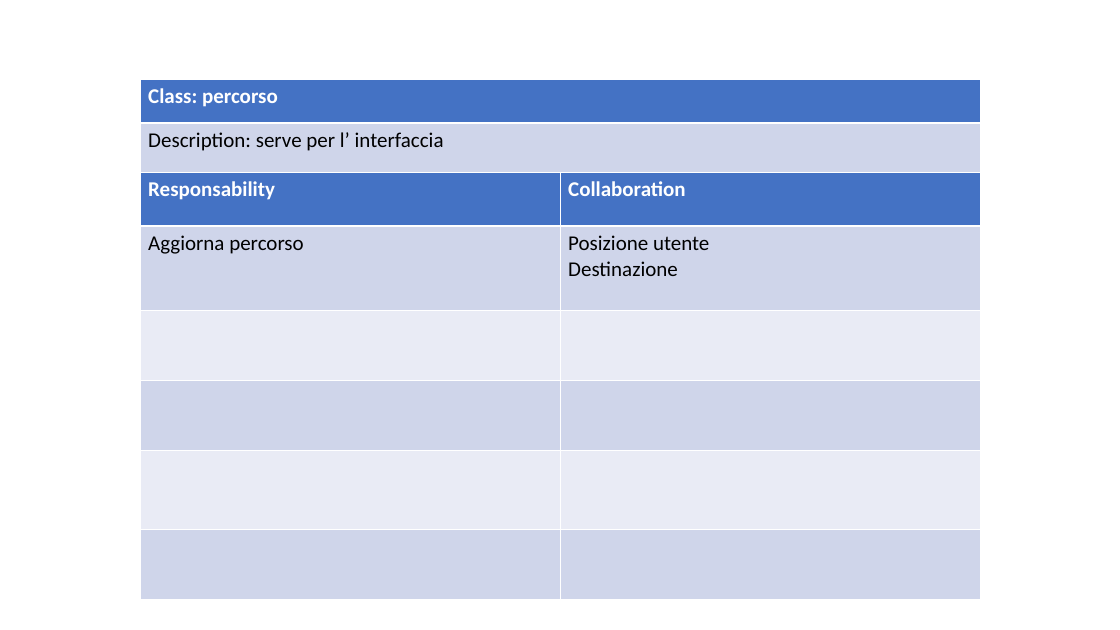
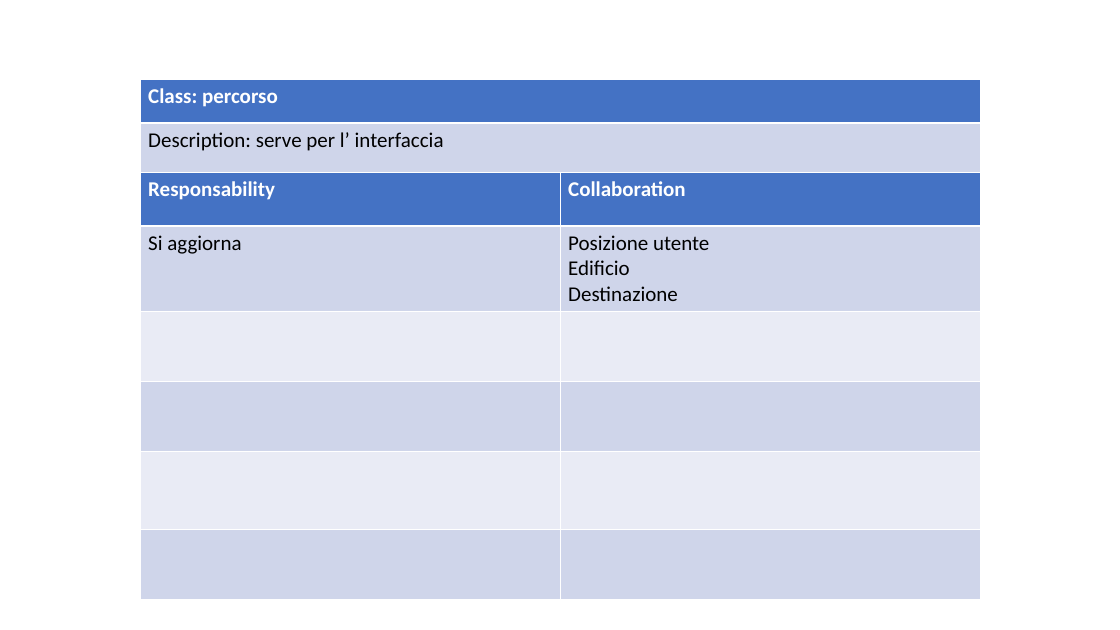
Before and after one commit to ecorradini/ProgettoIDS, a slide deck: slide 3 of AnalisiRequisiti/CRC/UT2/ClassiDiAnalisiUT2.ppt. Drawn at 1120x630 pixels with LibreOffice and Linux fonts; fonts in the diff are those of the drawing. Boxes give left, top, right and bottom in pixels: in the first picture for what was removed or moved away, otherwise in the second. Text is boxed around its words. In the diff, an @@ line names an element or a change of style, - is before the commit and + after.

```diff
--- a/AnalisiRequisiti/CRC/UT2/ClassiDiAnalisiUT2.ppt
+++ b/AnalisiRequisiti/CRC/UT2/ClassiDiAnalisiUT2.ppt
@@ table at (140, 172, 980, 599) @@
-row 2, column 1: Aggiorna percorso
+row 2, column 1: Si aggiorna
-row 2, column 2: Posizione utente / Destinazione
+row 2, column 2: Posizione utente / Edificio / Destinazione
```
Also in this commit, not shown: 5 other slides changed, 1 slide added, 2 slides removed, 1 other file.
